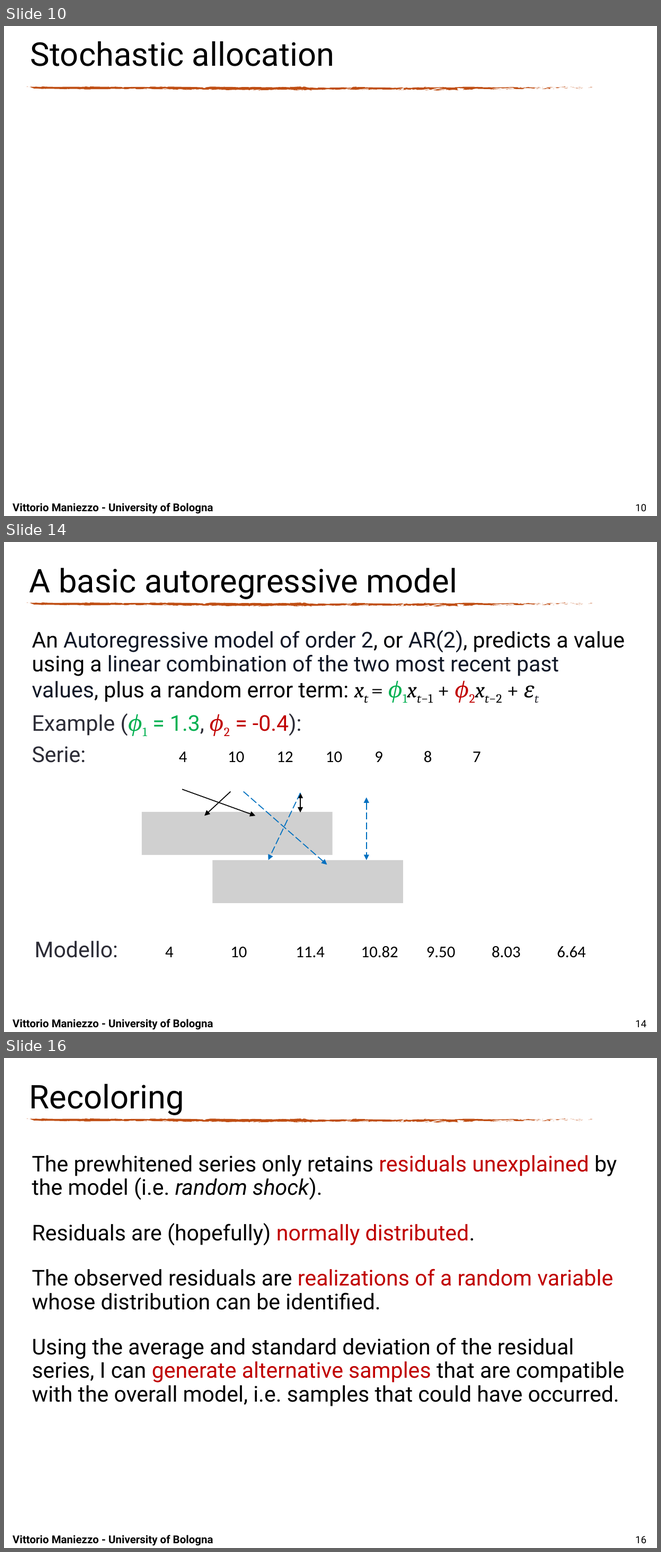
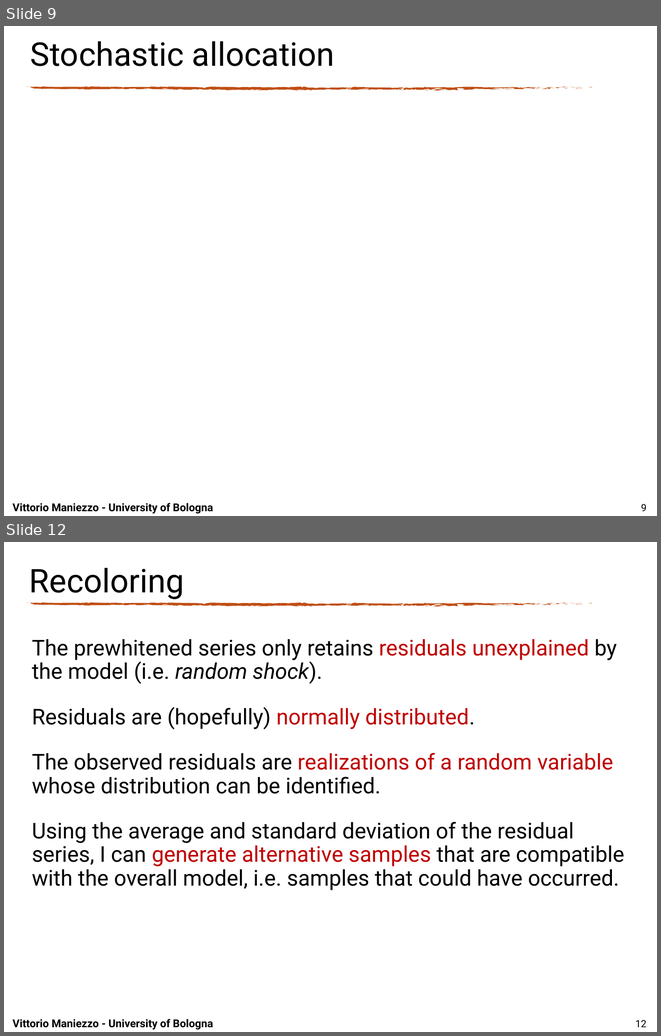
Before and after one commit to maniezzo/GDOforecast, a slide deck: doc/IFORS2026/Ifors_PPT_BESO.pptx. Shown one above the other, each under a label of ours: slides 10, 14 and 16 before the commit, slides 9 and 12 after it; the slides between them are not shown. The pictures are 661x1552 and 661x1036 pixels, drawn with LibreOffice and Linux fonts; fonts in the diff are those of the drawing; grey boxes stand for pictures; background and template pictures are left out. Boxes give left, top, right and bottom in pixels: in the first picture for what was removed or moved away, otherwise in the second. Text is boxed around its words. In the diff, an @@ line names an element or a change of style, - is before the commit and + after.

```diff
--- a/doc/IFORS2026/Ifors_PPT_BESO.pptx
+++ b/doc/IFORS2026/Ifors_PPT_BESO.pptx
@@ slide 14 removed at (x1=4, y1=542, x2=657, y2=1032), background #FFFFFF; not listed: 74 template elements that a slide beside it also shows @@
@@ title removed at (x1=29, y1=567, x2=457, y2=599) @@
-A basic autoregressive model
@@ text removed at (x1=32, y1=630, x2=625, y2=762) @@
-An Autoregressive model of order 2, or AR(2), predicts a value using a linear combination of the two most recent past values, plus a random error term: xt = ϕ1xt−1 + ϕ2xt−2 + εt
-Example (ϕ1 = 1.3, ϕ2 = -0.4):
-Serie: 4 10 12 10 9 8 7
@@ arrow removed from (182, 790) to (255, 815) @@
@@ arrow removed from (231, 792) to (204, 815) @@
@@ arrow removed from (244, 792) to (327, 865) @@
@@ arrow removed from (300, 793) to (268, 860) @@
@@ double arrow removed from (300, 793) to (300, 812) @@
@@ picture removed at (x1=142, y1=812, x2=333, y2=855) @@
@@ double arrow removed from (367, 797) to (367, 860) @@
@@ picture removed at (x1=212, y1=860, x2=403, y2=903) @@
@@ text removed at (x1=35, y1=941, x2=586, y2=958) @@
-Modello: 4 10 11.4 10.82 9.50 8.03 6.64
@@ text removed at (x1=12, y1=1018, x2=213, y2=1030) @@
-Vittorio Maniezzo - University of Bologna
@@ page number removed at (x1=635, y1=1020, x2=646, y2=1027) @@
-14
@@ what was slide 10 is now slide 9 @@
@@ page number at (x1=641, y1=504, x2=647, y2=511): text changed @@
-10
+9
@@ what was slide 16 is now slide 12 @@
@@ page number at (x1=635, y1=1020, x2=646, y2=1027): text changed @@
-16
+12
```
Also in this commit, not shown: 10 slides changed, 1 slide added, 3 other slides removed, 1 other file.
